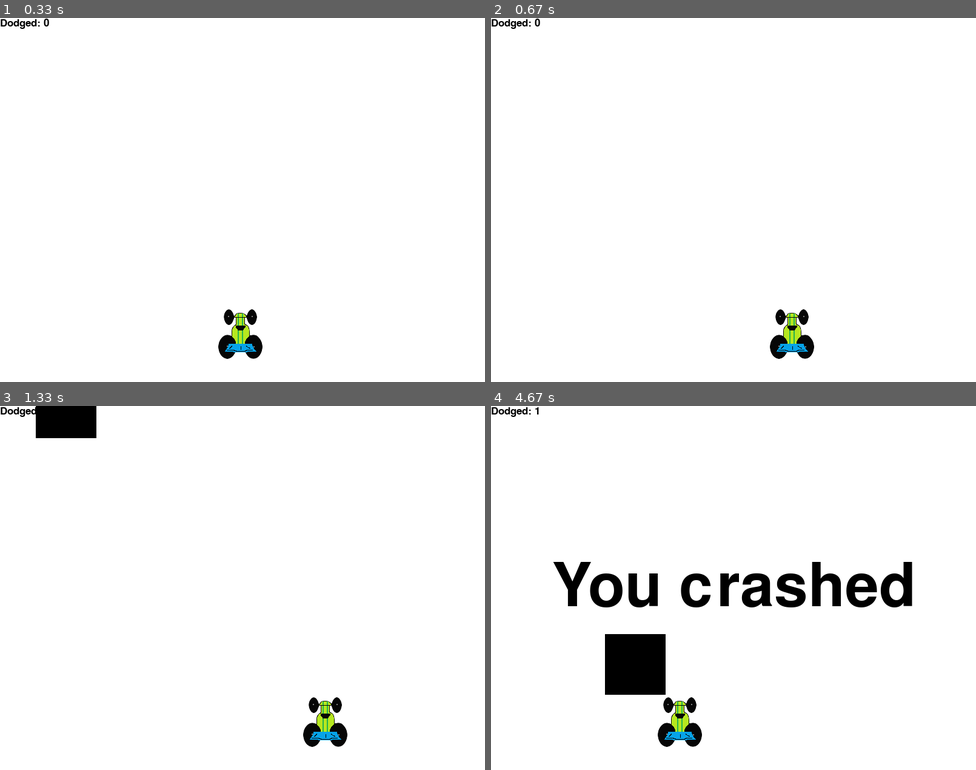
Above: before the commit, frames 1-4 (two rows, left to right).
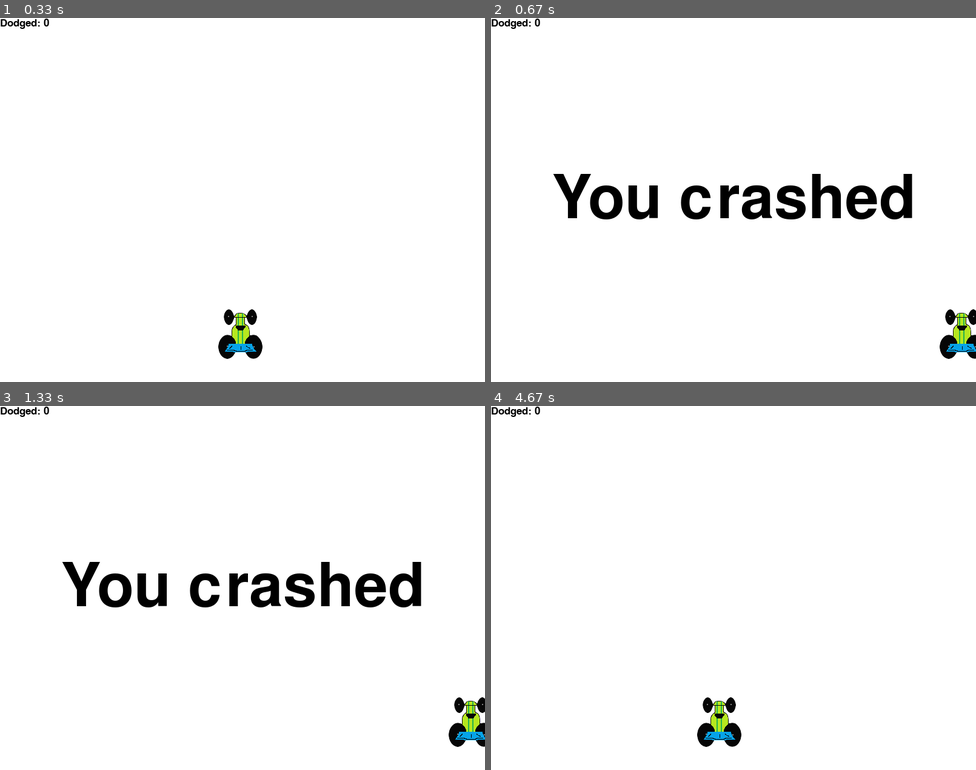
Above: after the commit, the same moments.

Repository: mrteera/pygame
Game: pygame game, started from day2/game.py
The game is run twice, just before and just after one commit, with the same random seed, the same clock (stepped at 60 frames per second) and the same inputs.
Inputs:
- Up to frame 1 (0.33 s): no input
- Up to frame 2 (0.67 s): hold Right from 0.33 s (still down)
- Up to frame 3 (1.33 s): release Right at 0.8 s
- Up to frame 4 (4.67 s): hold Left 1.33-1.87 s; hold Left 1.9-2.3 s; hold Right 2.33-2.97 s; hold Left 3-3.47 s; hold Right 4-4.47 s; hold Left from 4.5 s (still down)

Frame 1 is identical in both runs. In frame 2, 5.3% of the frame differs, in the area x 12-100%, y 42-94%; in frame 3, 6.3%; in frame 4, 7.4%, in the area x 9-87%, y 0-94%.

Commit message:
Adjust speed

Diff:
--- a/day2/game.py
+++ b/day2/game.py
@@ -70,7 +70,7 @@
     # 600 px off the screen
     thing_starty = -600
     # move it up 7 px every frame
-    thing_speed = 7
+    thing_speed = 4
     thing_width = 100
     thing_height = 100
 
@@ -90,9 +90,9 @@
                 quit()
             if event.type == pygame.KEYDOWN:
                 if event.key == pygame.K_LEFT:
-                    x_change = -5
+                    x_change = -20
                 elif event.key == pygame.K_RIGHT:
-                    x_change = 5
+                    x_change = 20
             # if the key has been released
             if event.type == pygame.KEYUP:
                 if event.key == pygame.K_LEFT or event.key == pygame.K_RIGHT:
@@ -121,6 +121,7 @@
             thing_starty = 0 - thing_height
             thing_startx = random.randrange(0, display_width)
             dodged += 1
+            thing_speed += 1
 
         # check things over the car
         if y < thing_starty+thing_height:
